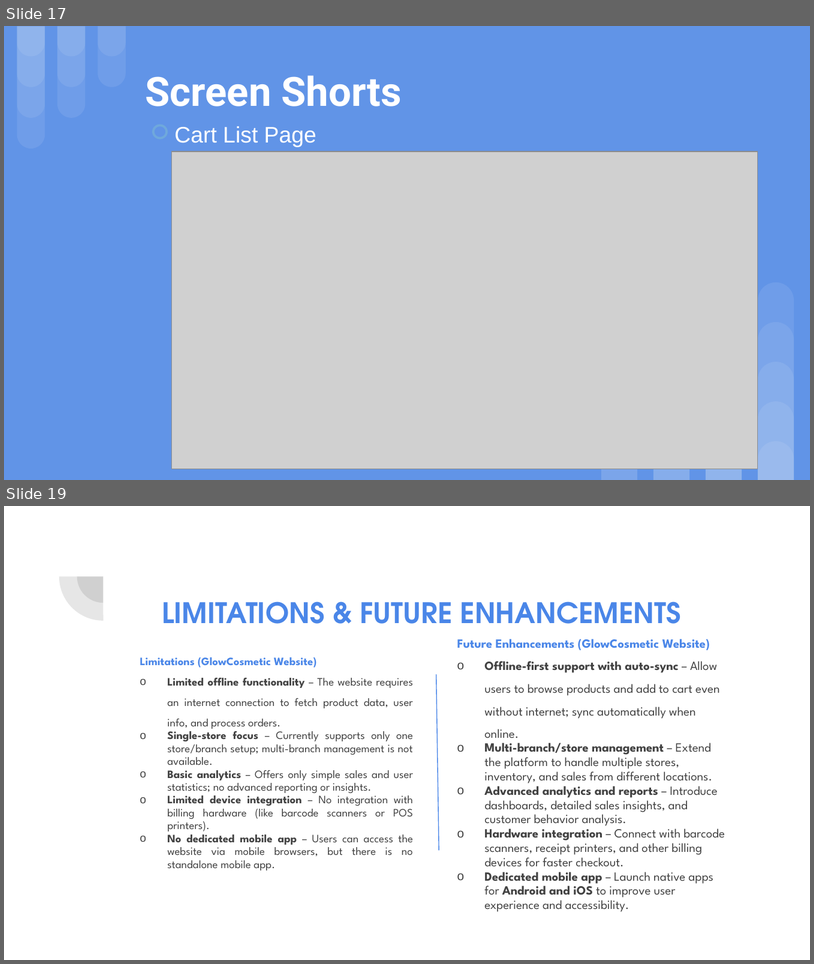
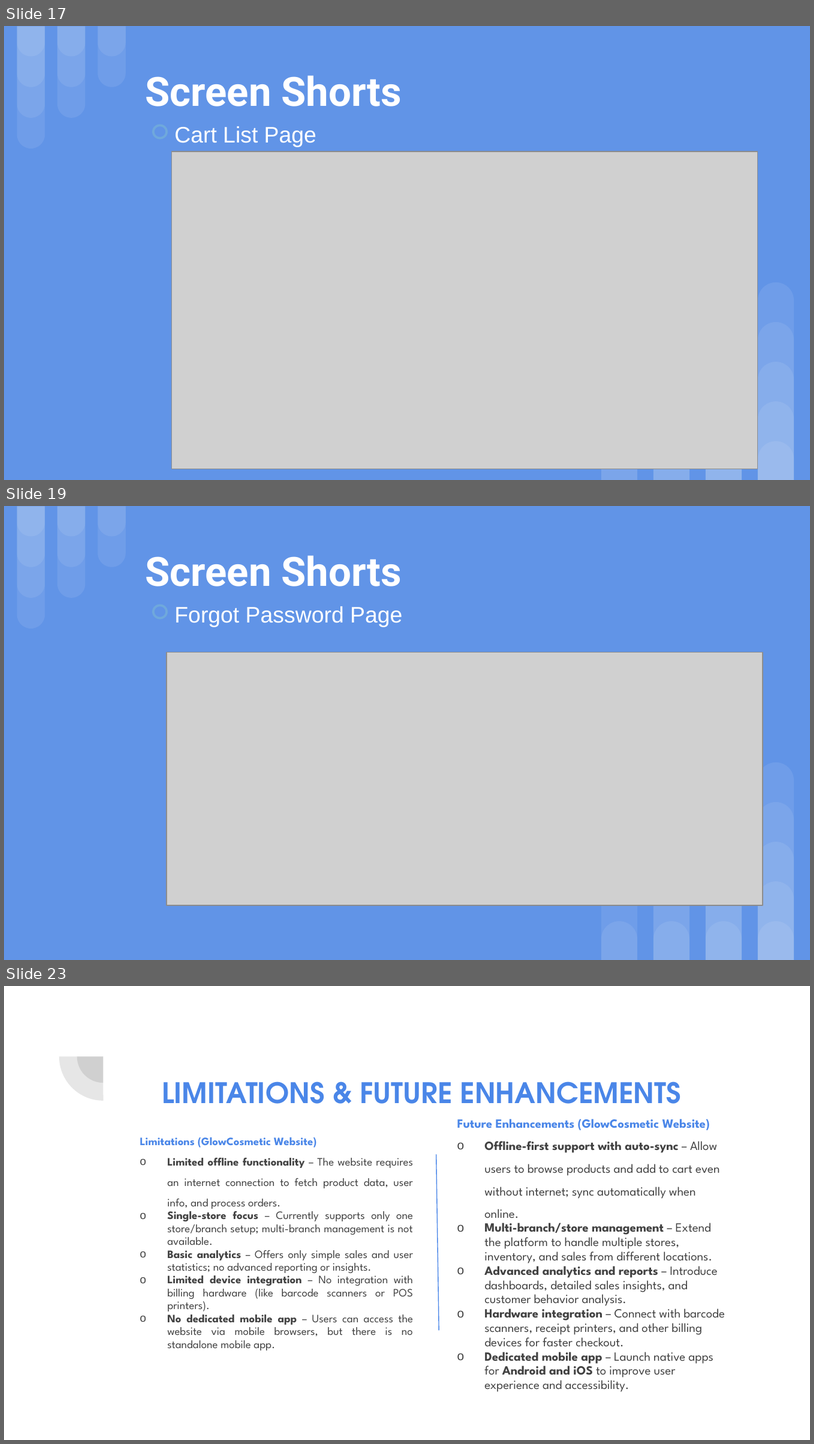
Before and after one commit to angelraiyanii/Cosmetic_Product_React_MCA, a slide deck: GlowCosmetic Wabsite React MCA CIE-2.pptx. Shown one above the other, each under a label of ours: slides 17 and 19 before the commit, slides 17, 19 and 23 after it; the slides between them are not shown. The pictures are 814x964 and 814x1444 pixels, drawn with LibreOffice and Linux fonts; fonts in the diff are those of the drawing; grey boxes stand for pictures. Boxes give left, top, right and bottom in pixels: in the first picture for what was removed or moved away, otherwise in the second. Text is boxed around its words. In the diff, an @@ line names an element or a change of style, - is before the commit and + after.

```diff
--- a/GlowCosmetic Wabsite React MCA CIE-2.pptx
+++ b/GlowCosmetic Wabsite React MCA CIE-2.pptx
@@ slide 19 added at box(4, 506, 810, 960), background #6194E7; not listed: 23 template elements that a slide beside it also shows @@
@@ title added at box(145, 555, 401, 586), 36 pt, text #FFFFFF, bold @@
+Screen Shorts
@@ ellipse added at box(153, 605, 167, 618), fill #6194E7, outline #6FA8DC 2 pt @@
@@ text added at box(174, 606, 402, 627), 20 pt, text #FFFFFF @@
+Forgot Password Page
@@ picture added at box(167, 652, 763, 904) @@
@@ what was slide 19 is now slide 23 @@
```
Also in this commit, not shown: 2 slides changed, 3 other slides added, 28 other files.
